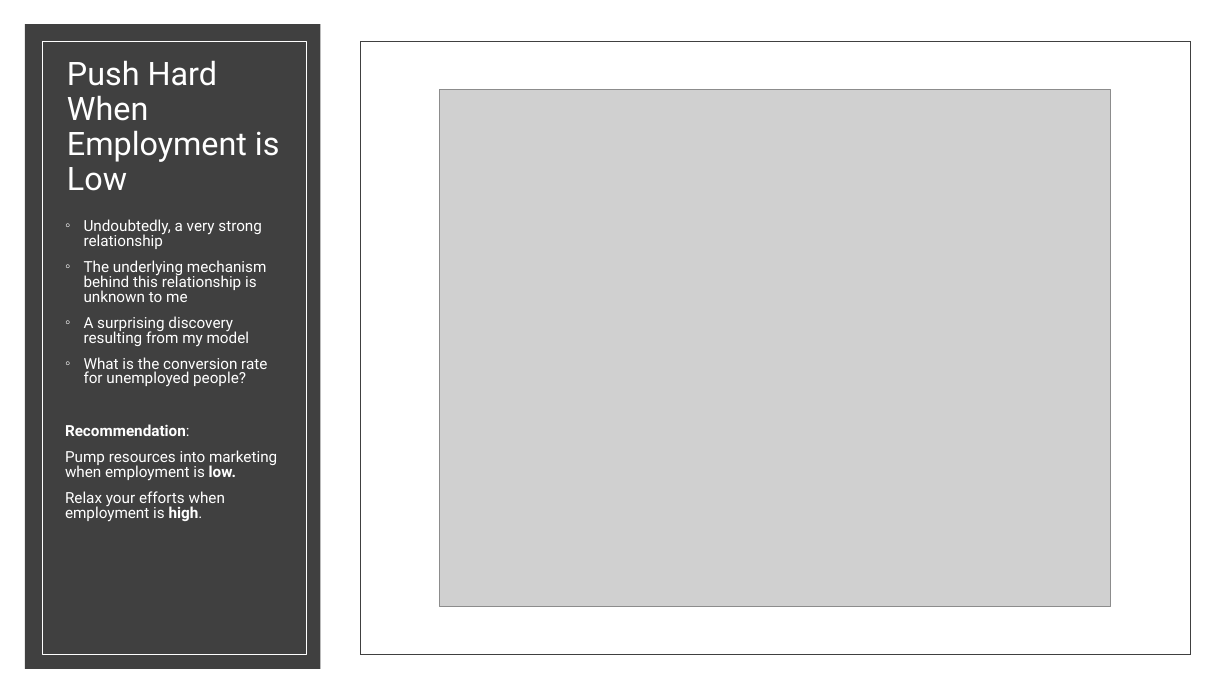
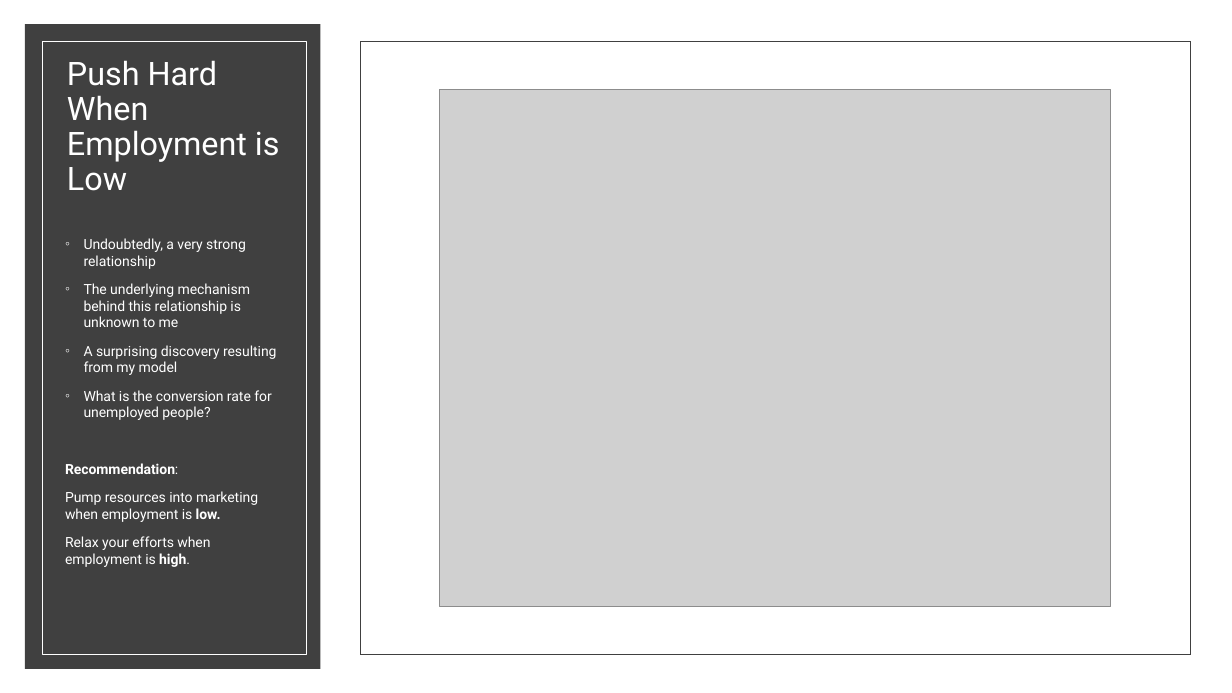
Before and after one commit to ndgigliotti/dsc-phase-3-project, a slide deck: slide 7 of presentation/predicting_bank_telemarketing_sales.pptx. Drawn at 1232x693 pixels with LibreOffice and Linux fonts; fonts in the diff are those of the drawing; grey boxes stand for pictures. Boxes give left, top, right and bottom in pixels: in the first picture for what was removed or moved away, otherwise in the second. Text is boxed around its words. In the diff, an @@ line names an element or a change of style, - is before the commit and + after.

```diff
--- a/presentation/predicting_bank_telemarketing_sales.pptx
+++ b/presentation/predicting_bank_telemarketing_sales.pptx
@@ text "Undoubtedly, a very strong relationship": place and size @@
-text "Undoubtedly, a very strong relationship" at bbox=[65, 219, 277, 522]
+text "Undoubtedly, a very strong relationship" at bbox=[65, 238, 277, 567]
@@ text "Undoubtedly, a very strong relationship" at bbox=[65, 238, 277, 567]: size 11.9 to 10.8 pt; line spacing 0.8 to 1 @@
```
Also in this commit, not shown: 9 other slides changed, 1 slide added, 1 other file.
